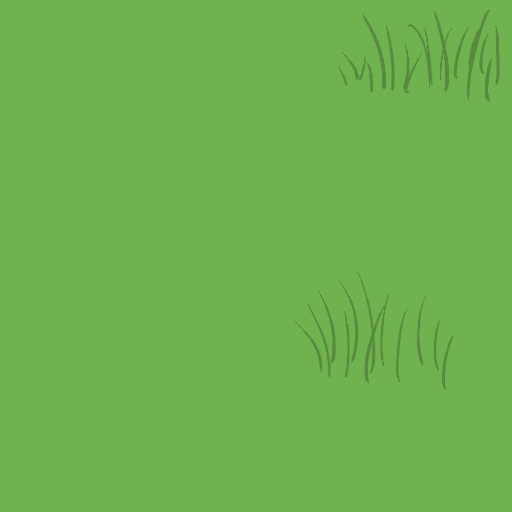
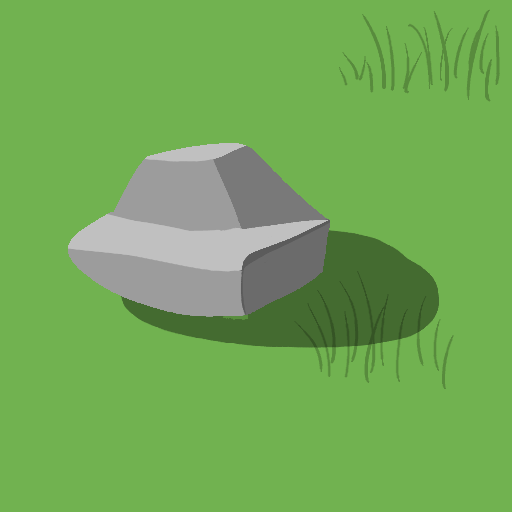
Layers edited between the first and the second 512x512 image:
added layer "9,5" above "8" over 68, 143, 439, 348
